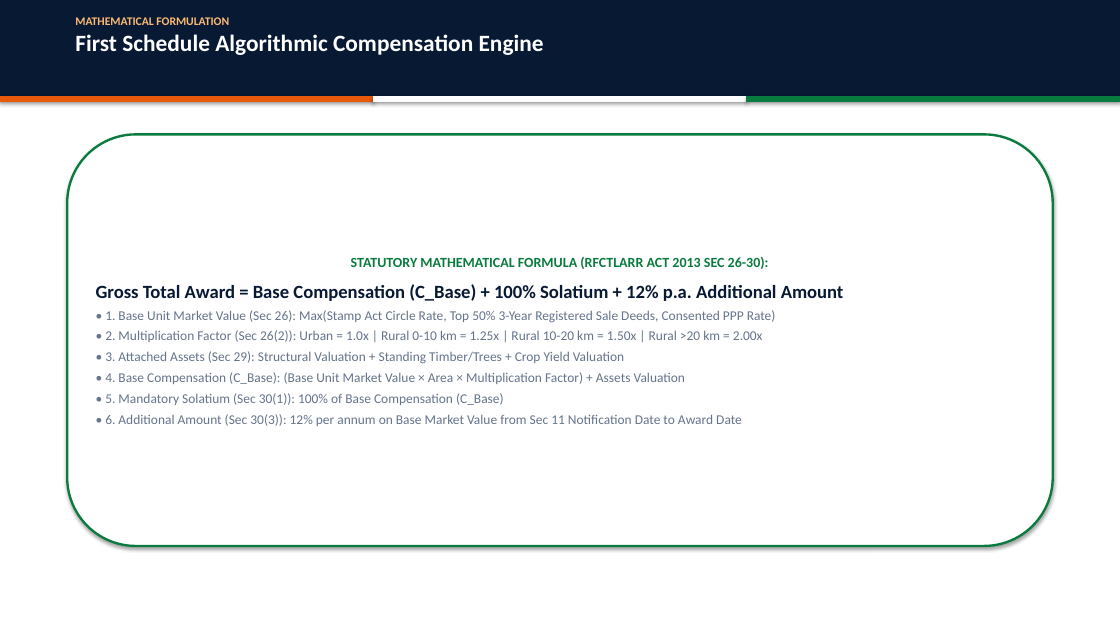
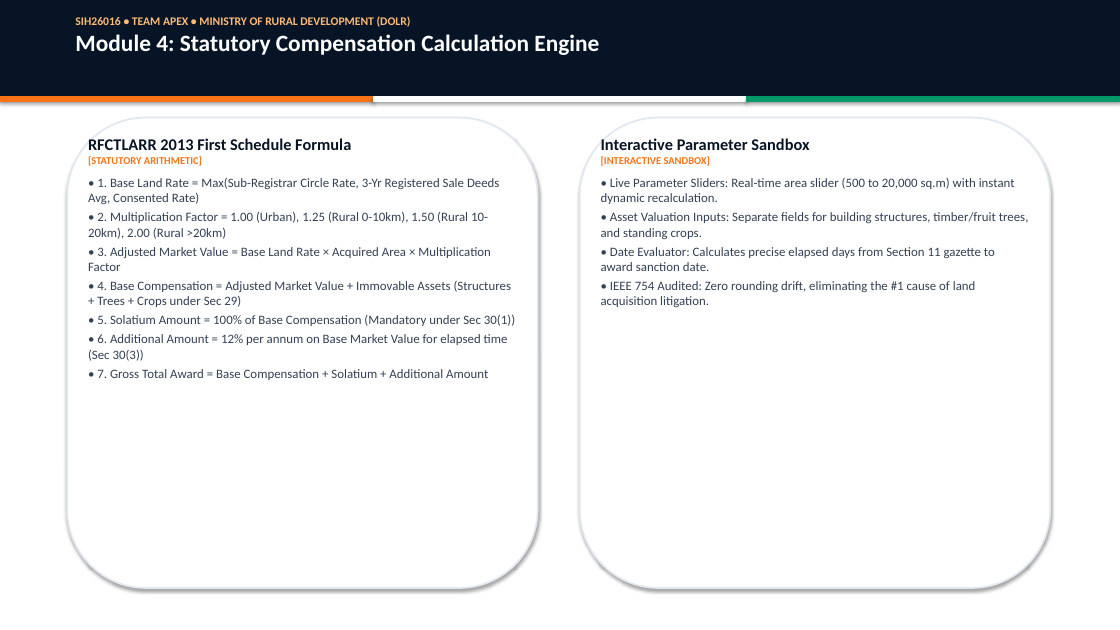
Before and after one commit to shree172006/nlams, a slide deck: slide 7 of pitch_kit/NLAMS_SIH_Presentation.pptx (slide 5 before the commit). Drawn at 1120x630 pixels with LibreOffice and Linux fonts; fonts in the diff are those of the drawing. Boxes give left, top, right and bottom in pixels: in the first picture for what was removed or moved away, otherwise in the second. Text is boxed around its words. In the diff, an @@ line names an element or a change of style, - is before the commit and + after.

Commit message:
feat(sih26016): complete NLAMS production MVP, official SIH pitch kit, 8 core modules, and full statutory engine for Team APEX

```diff
--- a/pitch_kit/NLAMS_SIH_Presentation.pptx
+++ b/pitch_kit/NLAMS_SIH_Presentation.pptx
@@ rectangle at (0, 0, 1120, 97): fill #071933 to #071426; outline #071933 0.75 pt to #071426 0.75 pt @@
@@ text at (75, 16, 599, 55): text changed; size 20 to 10 pt; text colour #FFFFFF to #FDBA74 @@
-MATHEMATICAL FORMULATION
-First Schedule Algorithmic Compensation Engine
+SIH26016 • TEAM APEX • MINISTRY OF RURAL DEVELOPMENT (DOLR)
+Module 4: Statutory Compensation Calculation Engine
@@ rectangle at (0, 97, 373, 102): fill #EA580C to #F97316; outline #EA580C 0.75 pt to #F97316 0.75 pt @@
@@ rounded rectangle: place and size @@
-rounded rectangle at (67, 134, 1053, 546)
+rounded rectangle at (67, 118, 538, 588)
@@ rounded rectangle at (67, 118, 538, 588): outline #0A7B3E 2 pt to #E2E8F0 1.5 pt @@
@@ rounded rectangle added at (580, 118, 1050, 588), fill #FFFFFF, outline #E2E8F0 1.5 pt @@
@@ rectangle at (746, 97, 1120, 102): fill #0A7B3E to #059669; outline #0A7B3E 0.75 pt to #059669 0.75 pt @@
@@ text added at (88, 138, 515, 380), 11 pt, text #334155 @@
+RFCTLARR 2013 First Schedule Formula
+[STATUTORY ARITHMETIC]
+• 1. Base Land Rate = Max(Sub-Registrar Circle Rate, 3-Yr Registered Sale Deeds Avg, Consented Rate)
+• 2. Multiplication Factor = 1.00 (Urban), 1.25 (Rural 0-10km), 1.50 (Rural 10-20km), 2.00 (Rural >20km)
+• 3. Adjusted Market Value = Base Land Rate × Acquired Area × Multiplication Factor
+• 4. Base Compensation = Adjusted Market Value + Immovable Assets (Structures + Trees + Crops under Sec 29)
+• 5. Solatium Amount = 100% of Base Compensation (Mandatory under Sec 30(1))
+• 6. Additional Amount = 12% per annum on Base Market Value for elapsed time (Sec 30(3))
+• 7. Gross Total Award = Base Compensation + Solatium + Additional Amount
@@ text added at (601, 138, 1029, 307), 11 pt, text #334155 @@
+Interactive Parameter Sandbox
+[INTERACTIVE SANDBOX]
+• Live Parameter Sliders: Real-time area slider (500 to 20,000 sq.m) with instant dynamic recalculation.
+• Asset Valuation Inputs: Separate fields for building structures, timber/fruit trees, and standing crops.
+• Date Evaluator: Calculates precise elapsed days from Section 11 gazette to award sanction date.
+• IEEE 754 Audited: Zero rounding drift, eliminating the #1 cause of land acquisition litigation.
@@ text in rounded rectangle at (96, 257, 844, 426): text removed @@
-STATUTORY MATHEMATICAL FORMULA (RFCTLARR ACT 2013 SEC 26-30):
-Gross Total Award = Base Compensation (C_Base) + 100% Solatium + 12% p.a. Additional Amount
-• 1. Base Unit Market Value (Sec 26): Max(Stamp Act Circle Rate, Top 50% 3-Year Registered Sale Deeds, Consented PPP Rate)
-• 2. Multiplication Factor (Sec 26(2)): Urban = 1.0x | Rural 0-10 km = 1.25x | Rural 10-20 km = 1.50x | Rural >20 km = 2.00x
-• 3. Attached Assets (Sec 29): Structural Valuation + Standing Timber/Trees + Crop Yield Valuation
-• 4. Base Compensation (C_Base): (Base Unit Market Value × Area × Multiplication Factor) + Assets Valuation
-• 5. Mandatory Solatium (Sec 30(1)): 100% of Base Compensation (C_Base)
-• 6. Additional Amount (Sec 30(3)): 12% per annum on Base Market Value from Sec 11 Notification Date to Award Date
```
Also in this commit, not shown: 11 slides added, 8 slides removed, 28 other files.
